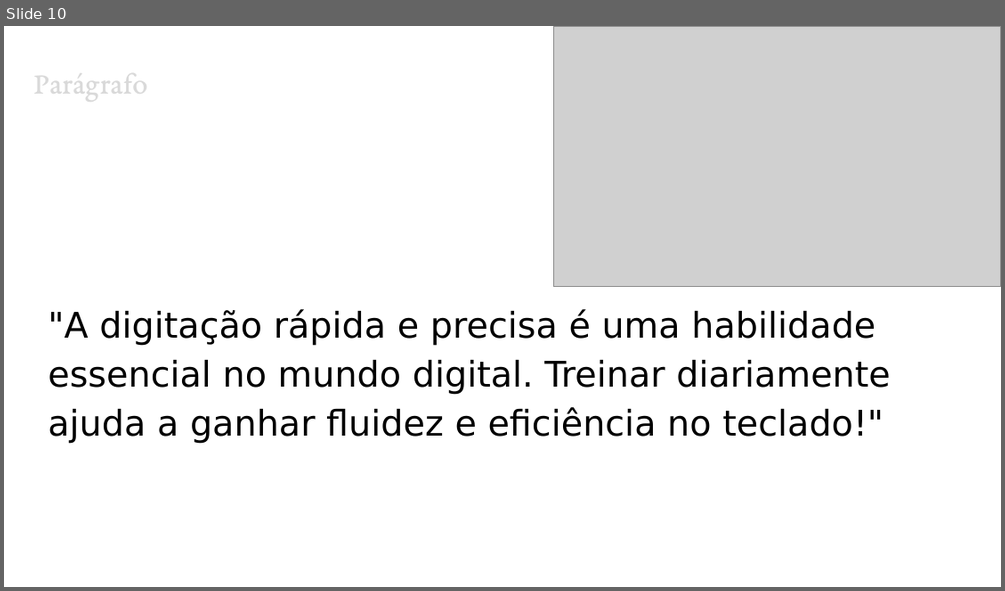
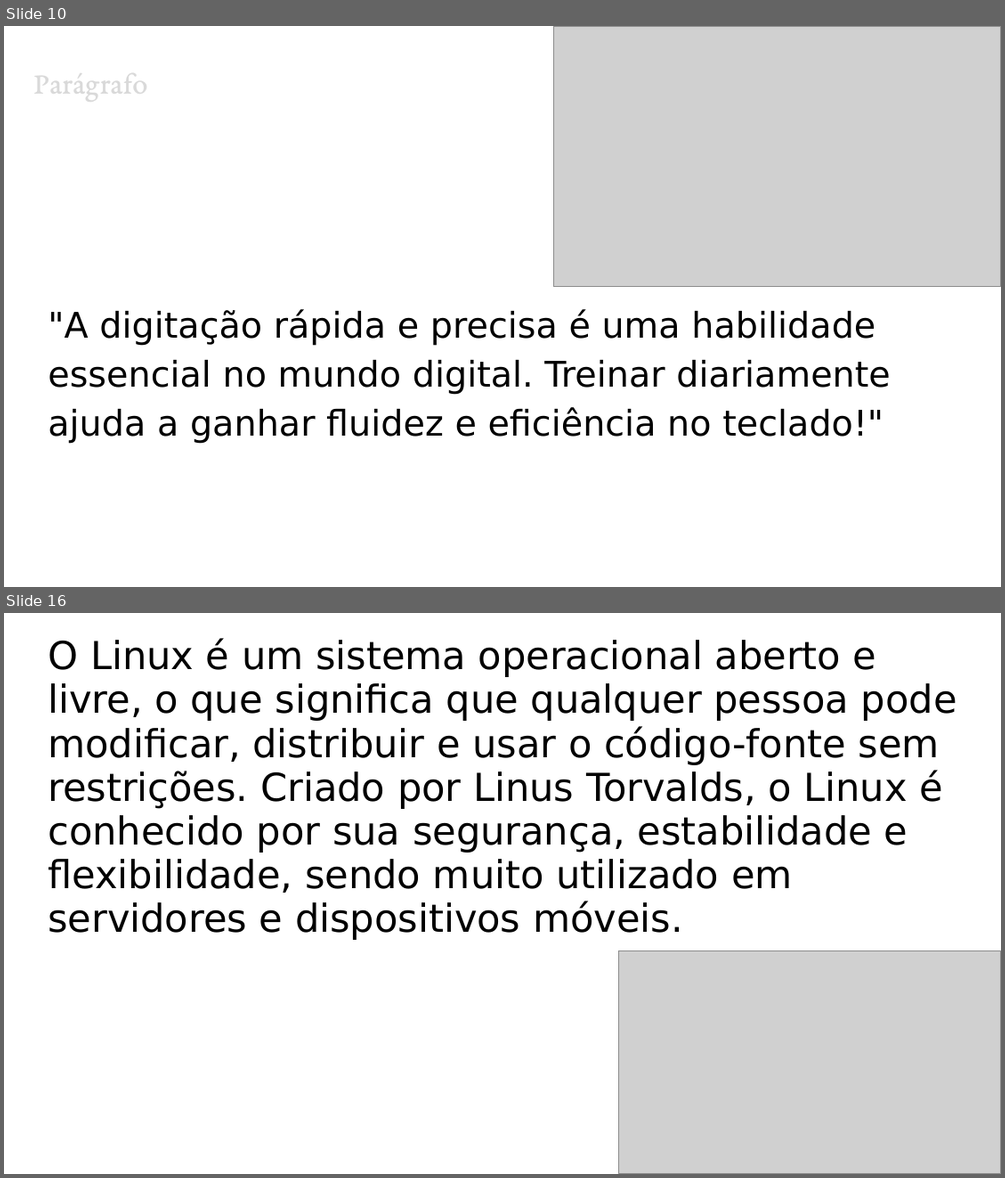
Before and after one commit to Eridhonson/professor, a slide deck: Windows/Windows - Aula 3 - Digitação no Teclado ABNT2.pptx. Shown one above the other, each under a label of ours: slide 10 before the commit, slides 10 and 16 after it; the slides between them are not shown. The pictures are 1005x591 and 1005x1178 pixels, drawn with LibreOffice and Linux fonts; fonts in the diff are those of the drawing; grey boxes stand for pictures. Boxes give left, top, right and bottom in pixels: in the first picture for what was removed or moved away, otherwise in the second. Text is boxed around its words. In the diff, an @@ line names an element or a change of style, - is before the commit and + after.

```diff
--- a/Windows/Windows - Aula 3 - Digitação no Teclado ABNT2.pptx
+++ b/Windows/Windows - Aula 3 - Digitação no Teclado ABNT2.pptx
@@ slide 16 added at (4,613,1001,1174), background #FFFFFF @@
@@ text added at (48,639,957,940), 27.8 pt, text #000000 @@
+O Linux é um sistema operacional aberto e livre, o que significa que qualquer pessoa pode modificar, distribuir e usar o código-fonte sem restrições. Criado por Linus Torvalds, o Linux é conhecido por sua segurança, estabilidade e flexibilidade, sendo muito utilizado em servidores e dispositivos móveis.
@@ picture added at (619,951,1001,1173) @@
```
Also in this commit, not shown: 8 other slides added.
